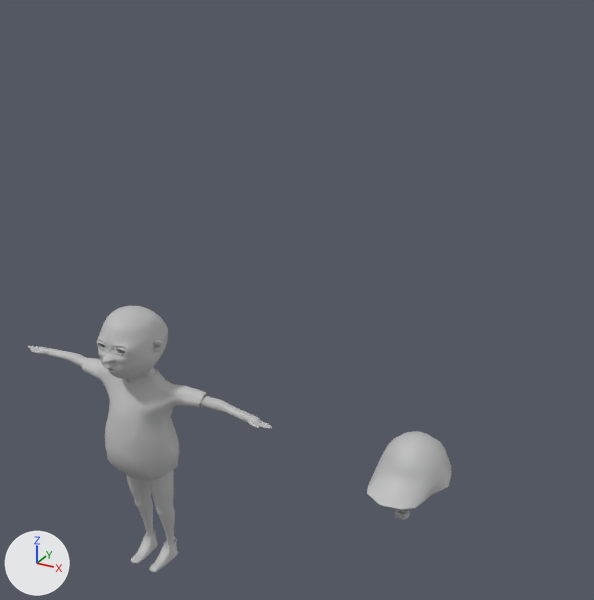
Before and after pictures for a commit that changed the FBX model CandyStoreMania/Assets/Characters/Bazooka/Forward.fbx.
One viewpoint serves both versions: a 50 mm lens placed at (1.54, -4.38, 5.01), pointed at (-0.73, -0.24, 2.94). Arrows for +X, +Y and +Z are at lower left; the lights stay in place. Where no turn or scale is listed for an object, it has been applied to the vertices.

Before the edit, the objects in view are built like this:
```python
me_mesh_002 = bpy.data.meshes.new('Mesh.002')
me_mesh_002.from_pydata(...)  # 851 vertices, 806 faces; spans x -4.37..4.37, y -1.13..1.13, z -4.14..4.14
me_mesh_002.materials.append(mat_lambert3)  # grey #bcbcbc
me_mesh_035 = bpy.data.meshes.new('Mesh.035')
me_mesh_035.from_pydata(...)  # 83 vertices, 82 faces; spans x -23.7..23.7, y -15.3..15.3, z -31.1..31.1
me_mesh_035.materials.append(mat_lambert4)  # grey #bcbcbc
me_mesh_036 = bpy.data.meshes.new('Mesh.036')
me_mesh_036.from_pydata(...)  # 11373 vertices, 11328 faces; spans x -0.9..1.2, y -1.16..-0.61, z 0.15..2.23
me_mesh_036.materials.append(mat_lambert10)  # grey #bcbcbc
ob_bottom = bpy.data.objects.new('bottom', me_mesh_002)
ob_bottom.parent = ob_eyes_teeth5
ob_bottom.location = (-0.336, -8.765, -0.153)
ob_hat = bpy.data.objects.new('hat', me_mesh_035)
ob_hat.parent = ob_eyes_teeth5
ob_hat.location = (-0.485, 21.97, -11.56)
ob_kid2 = bpy.data.objects.new('kid2', me_mesh_036)
ob_kid2.location = (-1.923, 0.234, 0.575)
```
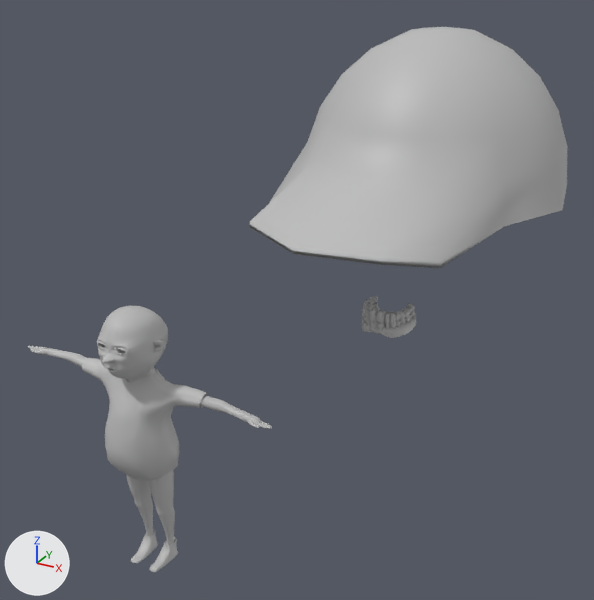
What changed in the scene script:
```text
Change ob_bottom:
    ob_bottom.parent: ob_eyes_teeth5 -> ob_eyes_teeth6
Change ob_hat:
    ob_hat.parent: ob_eyes_teeth5 -> ob_eyes_teeth6
Add ob_eyes_teeth6:
    ob_eyes_teeth6 = bpy.data.objects.new('eyes_teeth6', None)
    ob_eyes_teeth6.location = (0.129, -0.863, 3.498)
    ob_eyes_teeth6.rotation_euler = (1.571, 0.0, 0.0)  # degrees (90, 0, 0)
    ob_eyes_teeth6.scale = (0.0299, 0.0299, 0.0299)
```

What differs and where, as boxes (x1, y1, x2, y2) in the pictures (594 x 600 px):
'hat', moved
    before: (367, 431, 452, 510)
    after: (250, 27, 568, 268)
'bottom', moved
    before: (395, 510, 410, 520)
    after: (362, 307, 416, 338)
